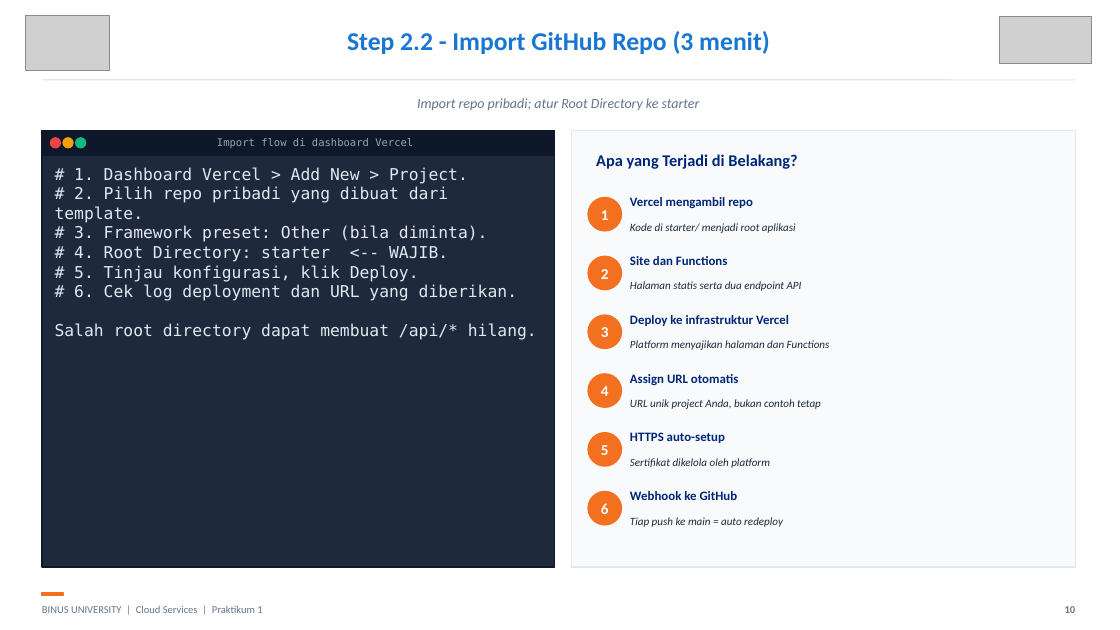
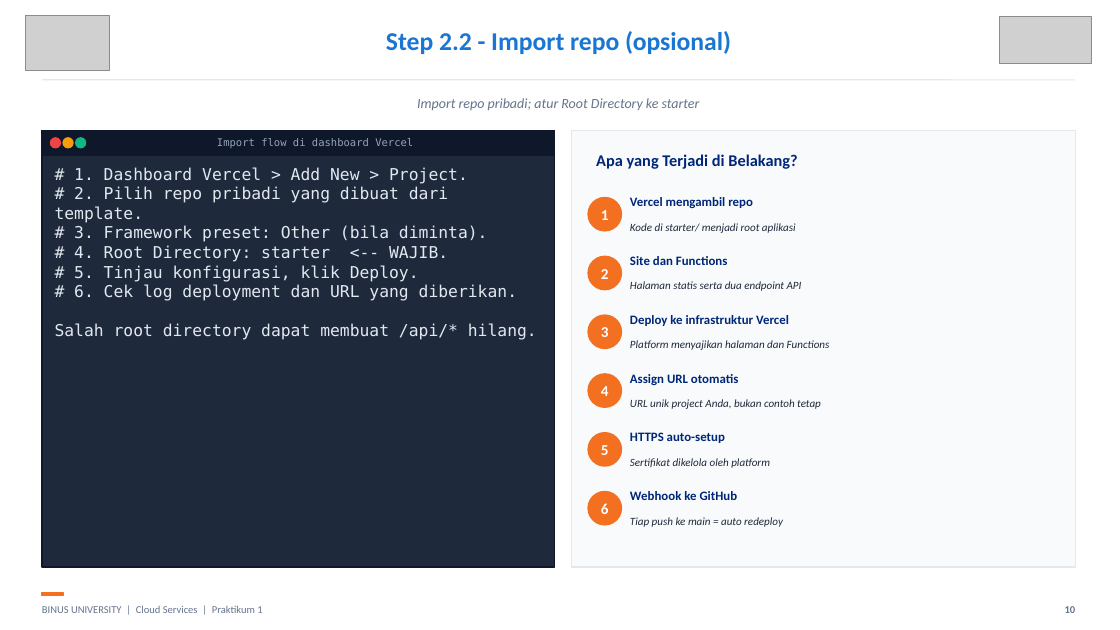
Before and after one commit to SeedFlora/meet1CloudService, a slide deck: slide 10 of slides/LAB01_Pengantar_Cloud_Hands_On_Final.pptx. Drawn at 1120x630 pixels with LibreOffice and Linux fonts; fonts in the diff are those of the drawing; grey boxes stand for pictures. Boxes give left, top, right and bottom in pixels: in the first picture for what was removed or moved away, otherwise in the second. Text is boxed around its words. In the diff, an @@ line names an element or a change of style, - is before the commit and + after.

```diff
--- a/slides/LAB01_Pengantar_Cloud_Hands_On_Final.pptx
+++ b/slides/LAB01_Pengantar_Cloud_Hands_On_Final.pptx
@@ text at (386,31,731,54): text changed @@
-Step 2.2 - Import GitHub Repo (3 menit)
+Step 2.2 - Import repo (opsional)
```
Also in this commit, not shown: 21 other slides changed, 2 slides added, 2 slides removed, 1 other file.
